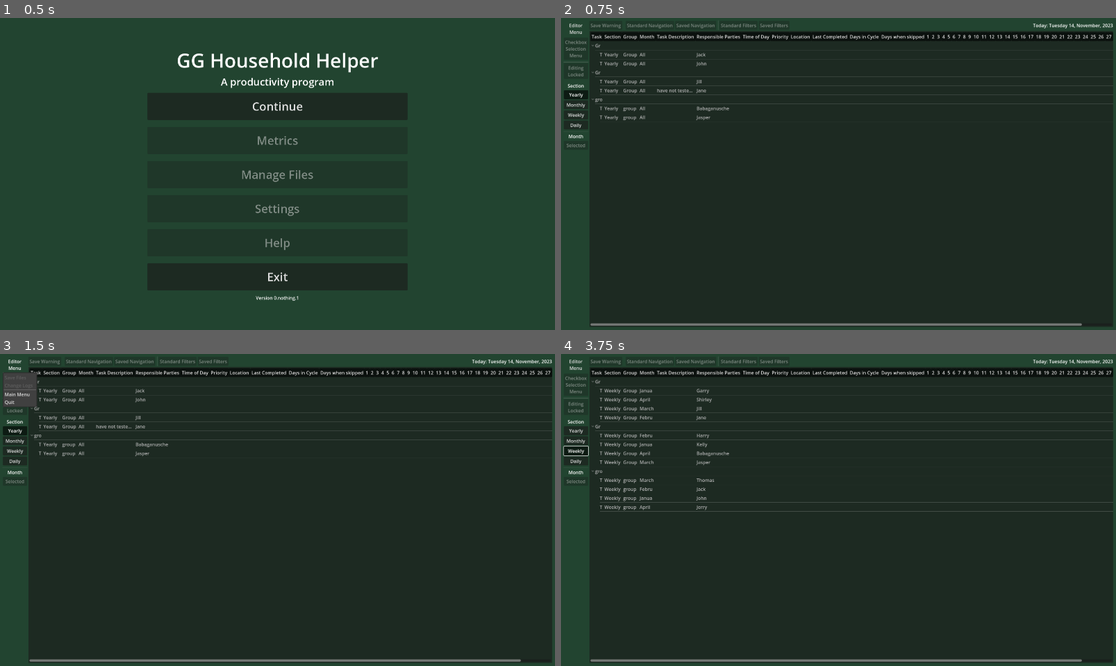
Above: before the commit, frames 1-4 (two rows, left to right).
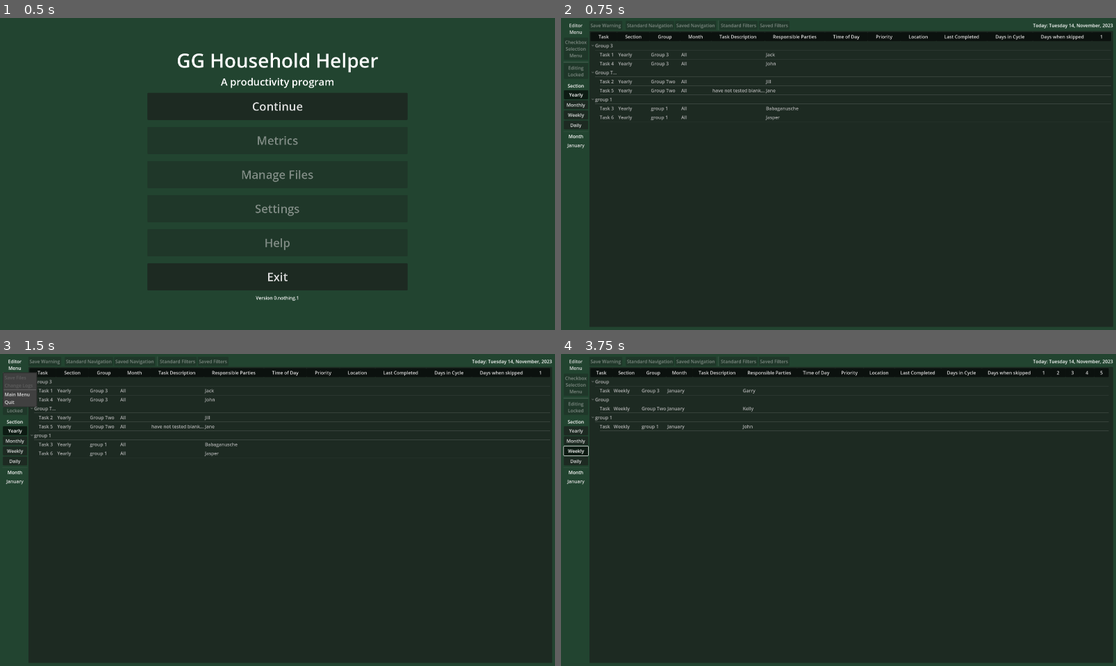
Above: after the commit, the same moments.

Repository: Phoenix-Greenleaf/GG-Household-Helper
Game: Godot game, scene res://scenes/screens/main_menu.tscn
Two runs of this game, one before a commit and one after it. Both use one fixed random seed, a clock stepped at 60 frames per second and the inputs below.
Inputs:
- Up to frame 1 (0.5 s): no input
- Up to frame 2 (0.75 s): click "Continue" at 0.5 s
- Up to frame 3 (1.5 s): click "Editor Menu" at 1.25 s
- Up to frame 4 (3.75 s): click "Yearly" at 2 s; click "Monthly" at 2.75 s; click "Weekly" at 3.5 s

Frame 1 is identical in both runs. In frame 2, 2.4% of the frame differs, in the area x 1-100%, y 4-99%; in frame 3, 2.4%; in frame 4, 3.4%.

Commit message:
Section and Month switching buttons working
You can now go through the test data by section and month. Everything is properly grouped too, but I cannot remember if that was this update or the previous ones. Treeitems hide unless they are the proper month. Everything is cleared from the tree and created again each time.

Diff:
--- a/data/screens/table_tree.gd
+++ b/data/screens/table_tree.gd
@@ -1,26 +1,16 @@
 extends Tree
 
+
+@onready var month_menu_button:= $"../../SideMenuVBox/MonthSelectionMenu" as MenuButton
+@onready var month_menu_popup:= month_menu_button.get_popup()
 
 #var default_import = preload("user directory some day")
 var default_import = preload("res://data/default_input_1.csv") # but for now, just the res directory
 var default_data: Array = default_import.records
 
 
-
 var column_header: Array = []
-#var default_column_header: Array = [
-#	"Default_Task",
-#	"Default_Section",
-#	"Default_Group",
-#	"Default_Task Description",
-#	"Default_Responsible Parties",
-#	"Default_Time of Day",
-#	"Default_Priority",
-#	"Default_Location",
-#	"Default_Days in Cycle",
-#	"Default_Last Completed",
-#	"Default_Days when skipping?",
-#]
+
 
 var Checkbox: Dictionary = DataGlobal.Checkbox
 var Section: Dictionary = DataGlobal.Section
@@ -29,8 +19,15 @@
 var Priority: Dictionary = DataGlobal.Priority
 
 
-
+var editor_modes: Dictionary = {"Checkbox": 0, "Info": 1}
+
+var year_for_data: int = 1990
 var current_toggled_section: int = DataGlobal.Section.YEARLY
+var current_toggled_mode = editor_modes["Checkbox"]
+var current_toggled_month: String = "January"
+var last_toggled_month: int = 1
+
+
 
 # arrays for the number of checkboxes
 var month_header: Array
@@ -58,14 +55,54 @@
 
 var tree_address: Array # for get_all_tree_items / print_human_tree
 
-enum {SECTION_COLUMN = 1, GROUP_COLUMN = 2}
+enum {SECTION_COLUMN = 1, GROUP_COLUMN = 2, MONTH_COLUMN = 3}
 
 
 
 func _ready() -> void:
+	connect_month_menu()
 	create_new_blank_tree()
 
 
+func connect_month_menu():
+	month_menu_popup.connect("id_pressed", month_menu_button_actions)
+
+func month_menu_button_actions(id: int):
+	match id:
+		1:
+			month_menu_switch(1, "January")
+		2:
+			month_menu_switch(2, "February")
+		3:
+			month_menu_switch(3, "March")
+		4:
+			month_menu_switch(4, "April")
+		5:
+			month_menu_switch(5, "May")
+		6:
+			month_menu_switch(6, "June")
+		7:
+			month_menu_switch(7, "July")
+		8:
+			month_menu_switch(8, "August")
+		9:
+			month_menu_switch(9, "September")
+		10:
+			month_menu_switch(10, "October")
+		11:
+			month_menu_switch(11, "November")
+		12:
+			month_menu_switch(12, "December")
+	prints("Switching between months")
+	switch_sections("Daily")
+
+
+func month_menu_switch(passed_id: int, month_text: String):
+			month_menu_button.text = month_text
+			month_menu_popup.set_item_disabled(passed_id, true)
+			current_toggled_month =  month_text
+			month_menu_popup.set_item_disabled(last_toggled_month, false)
+			last_toggled_month = passed_id
 
 
 
@@ -81,8 +118,8 @@
 
 func switch_sections(new_section: String):
 	clear_current_tree()
+	set_table_headers()
 	new_assign_by_group(new_section)
-
 
 
 
@@ -93,15 +130,19 @@
 		"Yearly":
 			create_group_roots(yearly_groups, tree_groups, root_node)
 			create_tree_items(yearly_section, tree_groups)
+			remove_unused_checkboxes(30)
 		"Monthly":
 			create_group_roots(monthly_groups, tree_groups, root_node)
 			create_tree_items(monthly_section, tree_groups)
+			remove_unused_checkboxes(19)
 		"Weekly":
 			create_group_roots(weekly_groups, tree_groups, root_node)
 			create_tree_items(weekly_section, tree_groups)
+			remove_unused_checkboxes(26)
 		"Daily":
 			create_group_roots(daily_groups, tree_groups, root_node)
 			create_tree_items(daily_section, tree_groups)
+			remove_unused_checkboxes(31 - days_in_month_finder())
 		_:
 			print("Assignment Error: No Section Match")
 
@@ -118,6 +159,35 @@
 		var child: TreeItem = current_tree_groups[current_assignment_group].create_child()
 		for column_loop in current_section[row_loop].size():
 			child.set_text(column_loop, current_section[row_loop][column_loop])
+		if current_section[row_loop][MONTH_COLUMN] != current_toggled_month:
+			if current_section[row_loop][MONTH_COLUMN] != "All":
+				child.visible = false
+				prints("Hiding items from month:", current_section[row_loop][MONTH_COLUMN])
+
+
+func remove_unused_checkboxes(number_to_remove: int):
+	if current_toggled_mode == editor_modes["Info"]:
+		columns -= 31
+	else:
+		columns -= number_to_remove
+
+
+func days_in_month_finder() -> int:
+	match current_toggled_month:
+		"February":
+			var leap_year_check = year_for_data % 4
+			if leap_year_check == 0:
+				return 29
+			else:
+				return 28
+		"April", "June", "September", "November":
+			return 30
+		"January", "March", "May", "July", "August", "October", "December":
+			return 31
+		_:
+			print("Days_in_month_finder match error")
+			return 6
+
 
 
 func get_all_tree_items(target: TreeItem = get_root(), level: int = 1):
@@ -136,10 +206,9 @@
 
 func set_table_headers() -> void:
 	number_of_columns = column_header.size()
-	prints("Columns:", number_of_columns)
-	self.columns = number_of_columns
+	columns = number_of_columns
 	var current_column: int = 0
-	for header_string in column_header: #switch to default?
+	for header_string in column_header:
 		set_column_title(current_column, header_string)
 		current_column += 1
 
@@ -183,9 +252,6 @@
 				print("You didn't say the magic word")
 
 
-
-
-
 func smart_to_dumb_array():
 	pass
 
--- a/scenes/screens/editor.tscn
+++ b/scenes/screens/editor.tscn
@@ -118,10 +118,38 @@
 text = "Month"
 horizontal_alignment = 1
 
-[node name="MonthSelectionButton" type="Button" parent="MainMargin/MainHBox/SideMenuVBox"]
-layout_mode = 2
-disabled = true
-text = "Selected"
+[node name="MonthSelectionMenu" type="MenuButton" parent="MainMargin/MainHBox/SideMenuVBox"]
+layout_mode = 2
+text = "January"
+item_count = 13
+popup/item_0/text = ""
+popup/item_0/id = 0
+popup/item_0/separator = true
+popup/item_1/text = "January"
+popup/item_1/id = 1
+popup/item_1/disabled = true
+popup/item_2/text = "February"
+popup/item_2/id = 2
+popup/item_3/text = "March"
+popup/item_3/id = 3
+popup/item_4/text = "April"
+popup/item_4/id = 4
+popup/item_5/text = "May"
+popup/item_5/id = 5
+popup/item_6/text = "June"
+popup/item_6/id = 6
+popup/item_7/text = "July"
+popup/item_7/id = 7
+popup/item_8/text = "August"
+popup/item_8/id = 8
+popup/item_9/text = "September"
+popup/item_9/id = 9
+popup/item_10/text = "October"
+popup/item_10/id = 10
+popup/item_11/text = "November"
+popup/item_11/id = 11
+popup/item_12/text = "December"
+popup/item_12/id = 12
 
 [node name="NonSideVBox" type="VBoxContainer" parent="MainMargin/MainHBox"]
 layout_mode = 2
--- a/scripts/screens/editor.gd
+++ b/scripts/screens/editor.gd
@@ -2,7 +2,7 @@
 
 @onready var menu_button:= $MainMargin/MainHBox/SideMenuVBox/MenuButton as MenuButton
 @onready var current_date_label:= $MainMargin/MainHBox/NonSideVBox/TopMenuHBox/CurrentDateLabel as Label
-@onready var current_section_button = 	$MainMargin/MainHBox/SideMenuVBox/YearlyButton
+#@onready var current_section_button = 	$MainMargin/MainHBox/SideMenuVBox/YearlyButton
 
 var Weekday : Array = ["Sunday", "Monday", "Tuesday", "Wednesday", "Thursday", "Friday", "Saturday"]
 var Month : Array = ["Month Index", "January", "February", "March", "April", "May", "June", "July",
